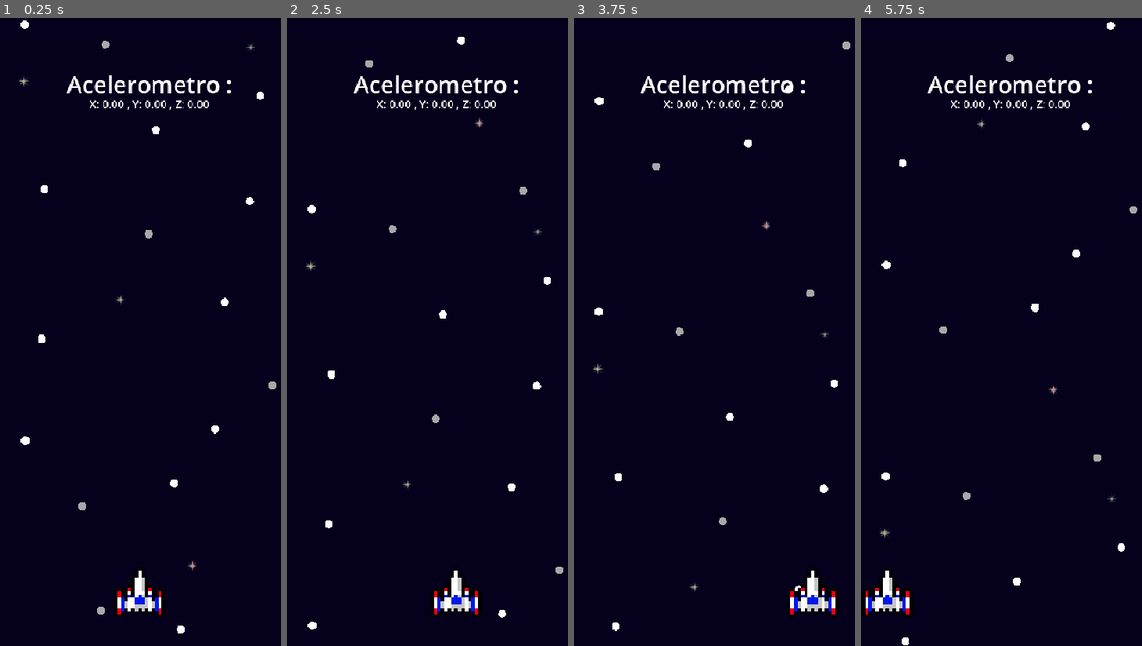
Above: before the commit, frames 1-4 (left to right).
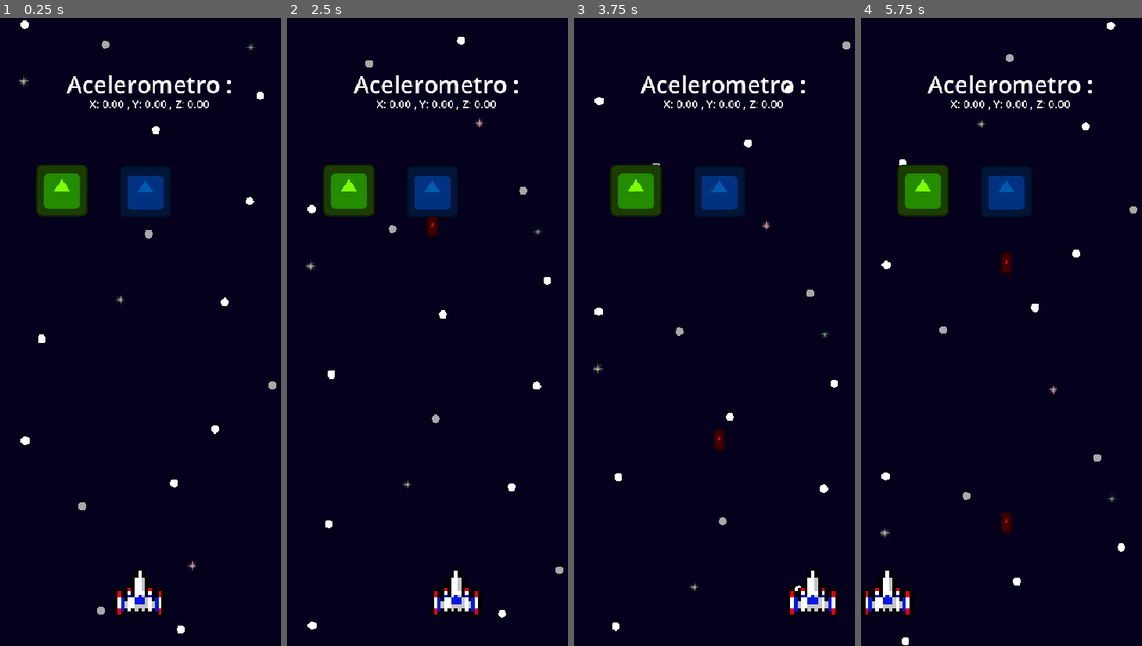
Above: after the commit, the same moments.

Repository: Juawo/space-shooter
Game: Godot game, scene res://scenes/game/gameWorld/game_world.tscn
The game is run twice, just before and just after one commit, with the same random seed, the same clock (stepped at 60 frames per second) and the same inputs. The engine's default icon, where the game draws it, is replaced by a stand-in: a white triangle on a blue panel in a dark square.
Inputs (mouse positions are in pixels of both pictures, inside the frame that each line leads up to):
- Up to frame 1 (0.25 s): no input
- Up to frame 2 (2.5 s): tap Enter at 0.5 s; move the mouse to (489, 300) at 0.52 s; hold Right (ui_right) 0.53-1.28 s; click (489, 300) at 0.67 s; move the mouse to (371, 363) at 1.27 s; hold Left (ui_left) 1.28-2.03 s; click (371, 363) at 1.42 s; move the mouse to (455, 193) at 2.02 s; hold Right (ui_right) from 2.03 s (still down); click (455, 193) at 2.17 s
- Up to frame 3 (3.75 s): move the mouse to (700, 457) at 2.77 s; click (700, 457) at 2.92 s; move the mouse to (798, 426) at 3.52 s; release Right (ui_right) at 3.53 s; hold Left (ui_left) from 3.53 s (still down); click (798, 426) at 3.67 s
- Up to frame 4 (5.75 s): keep holding Left (ui_left); move the mouse to (917, 237) at 4.27 s; click (917, 237) at 4.42 s; move the mouse to (1015, 332) at 5.02 s; click (1015, 332) at 5.17 s

The runs differ from the first frame. In frame 1, 2.8% of the frame differs, in the area x 12-61%, y 23-32%; in frame 2, 2.9%; in frame 3, 2.9%; in frame 4, 3.1%, in the area x 12-61%, y 23-82%.

Commit message:
Add Enemie2 scene and script: implement shooting behavior and integrate into game world

Diff:
--- /dev/null
+++ b/scenes/game/enemies/enemie2/enemie_2.tscn
@@ -0,0 +1,17 @@
+[gd_scene load_steps=4 format=3 uid="uid://d0sa2qitm3h5r"]
+
+[ext_resource type="PackedScene" uid="uid://d4kbs6vopeoxo" path="res://scenes/game/enemies/enemie_base.tscn" id="1_qo7cy"]
+[ext_resource type="Script" uid="uid://38t4fmf17sm5" path="res://scripts/game/enemies/enemie2/enemie_2.gd" id="2_kb3w2"]
+[ext_resource type="PackedScene" uid="uid://4wjxjqn0xs46" path="res://scenes/game/enemies/enemy_bullet.tscn" id="3_4v1te"]
+
+[node name="Enemie2" instance=ExtResource("1_qo7cy")]
+script = ExtResource("2_kb3w2")
+bullet_scene = ExtResource("3_4v1te")
+can_shoot = true
+base_color = Color(0, 0.35550076, 0.67735356, 1)
+
+[node name="Sprite2D" parent="." index="0"]
+modulate = Color(0, 0.35686275, 0.6784314, 1)
+
+[node name="GunPoint" type="Marker2D" parent="." index="5"]
+position = Vector2(0, 7.6000004)
--- a/scenes/game/gameWorld/game_world.tscn
+++ b/scenes/game/gameWorld/game_world.tscn
@@ -1,8 +1,10 @@
-[gd_scene load_steps=4 format=3 uid="uid://deo2xlnjykoj2"]
+[gd_scene load_steps=6 format=3 uid="uid://deo2xlnjykoj2"]
 
 [ext_resource type="Script" uid="uid://0tpc5vgmu38i" path="res://scripts/game/gameWorld/game_world.gd" id="1_im6e1"]
 [ext_resource type="PackedScene" uid="uid://set2xcrxaxm8" path="res://scenes/game/background/background.tscn" id="1_r2iep"]
 [ext_resource type="PackedScene" uid="uid://c8bvrgnu7smjw" path="res://scenes/game/player/player.tscn" id="2_lcs20"]
+[ext_resource type="PackedScene" uid="uid://d0sa2qitm3h5r" path="res://scenes/game/enemies/enemie2/enemie_2.tscn" id="4_7j6fr"]
+[ext_resource type="PackedScene" uid="uid://3eqm5l1q0og3" path="res://scenes/game/enemies/enemie1/enemie_1.tscn" id="4_uepgv"]
 
 [node name="GameWorld" type="Node2D"]
 script = ExtResource("1_im6e1")
@@ -29,3 +31,9 @@
 offset_bottom = 161.0
 theme_override_font_sizes/font_size = 16
 horizontal_alignment = 1
+
+[node name="Enemie1" parent="." instance=ExtResource("4_uepgv")]
+position = Vector2(90.99999, 251.99998)
+
+[node name="Enemie2" parent="." instance=ExtResource("4_7j6fr")]
+position = Vector2(212.99998, 253.99998)
--- a/scripts/game/enemies/enemie1/enemie_1.gd
+++ b/scripts/game/enemies/enemie1/enemie_1.gd
@@ -1,5 +1 @@
 extends "res://scripts/game/enemies/enemie_base.gd"
-
-func _input(event: InputEvent) -> void:
-	if event is InputEventMouseButton:
-		die()
--- /dev/null
+++ b/scripts/game/enemies/enemie2/enemie_2.gd
@@ -0,0 +1,10 @@
+extends "res://scripts/game/enemies/enemie_base.gd"
+
+@export var bullet_scene : PackedScene = preload("res://scenes/game/enemies/enemy_bullet.tscn")
+@onready var gun_point: Marker2D = $GunPoint
+
+func shoot():
+	if bullet_scene:
+		var bullet = bullet_scene.instantiate()
+		bullet.global_position = gun_point.global_position
+		get_tree().current_scene.add_child(bullet)
Not shown, added: scripts/game/enemies/enemie2/enemie_2.gd.uid
